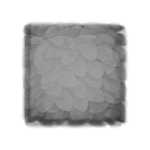
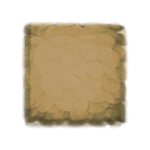
The second 150x150 image is a revision of the first. Changes to its layers:
painted on "亮度/对比度 1", unmasked it over (21, 21, 128, 128)
removed group "组 1" (2 layers) over (21, 21, 128, 128)
removed layer "图层 3" from group "组 1" over (21, 21, 128, 128)
removed layer "图层 1" from group "组 1" over (21, 21, 128, 128)
removed layer "图层 2" over (21, 21, 128, 128)
removed layer "GroundTile" (was 14%) over (25, 25, 125, 125)
